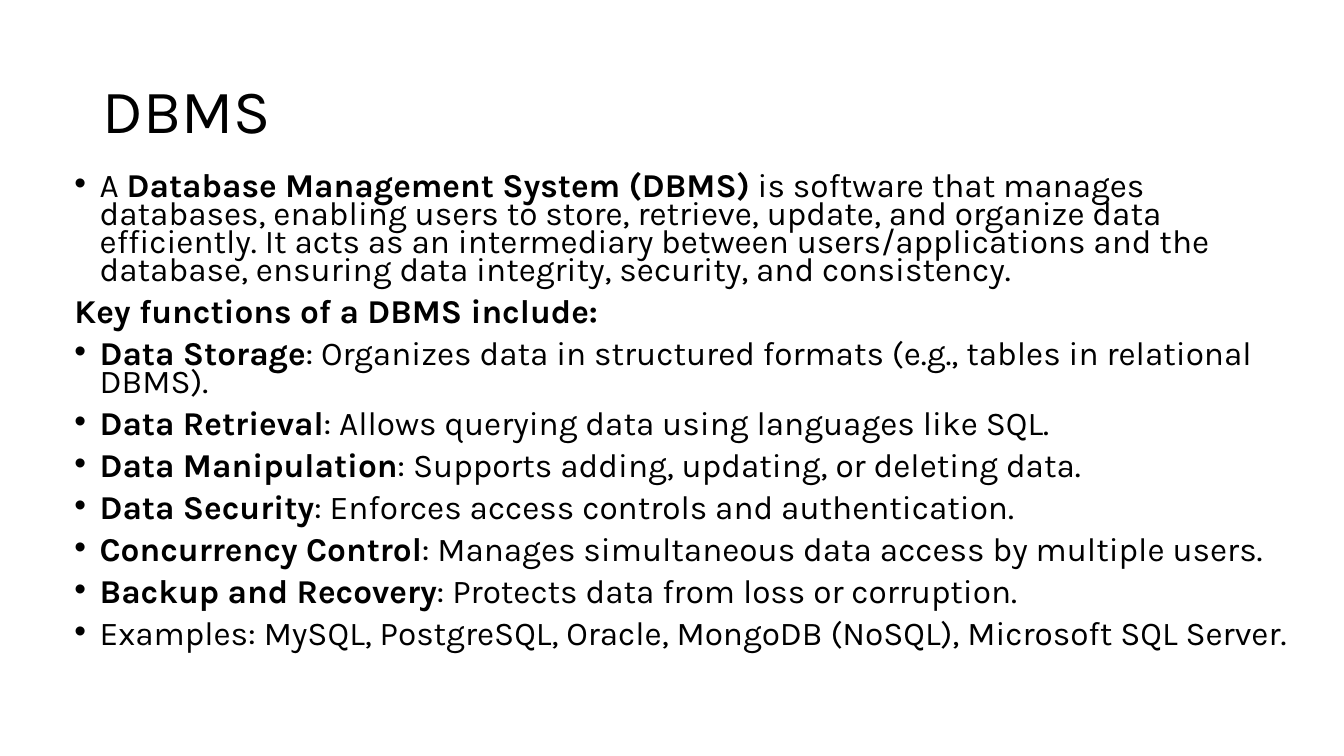
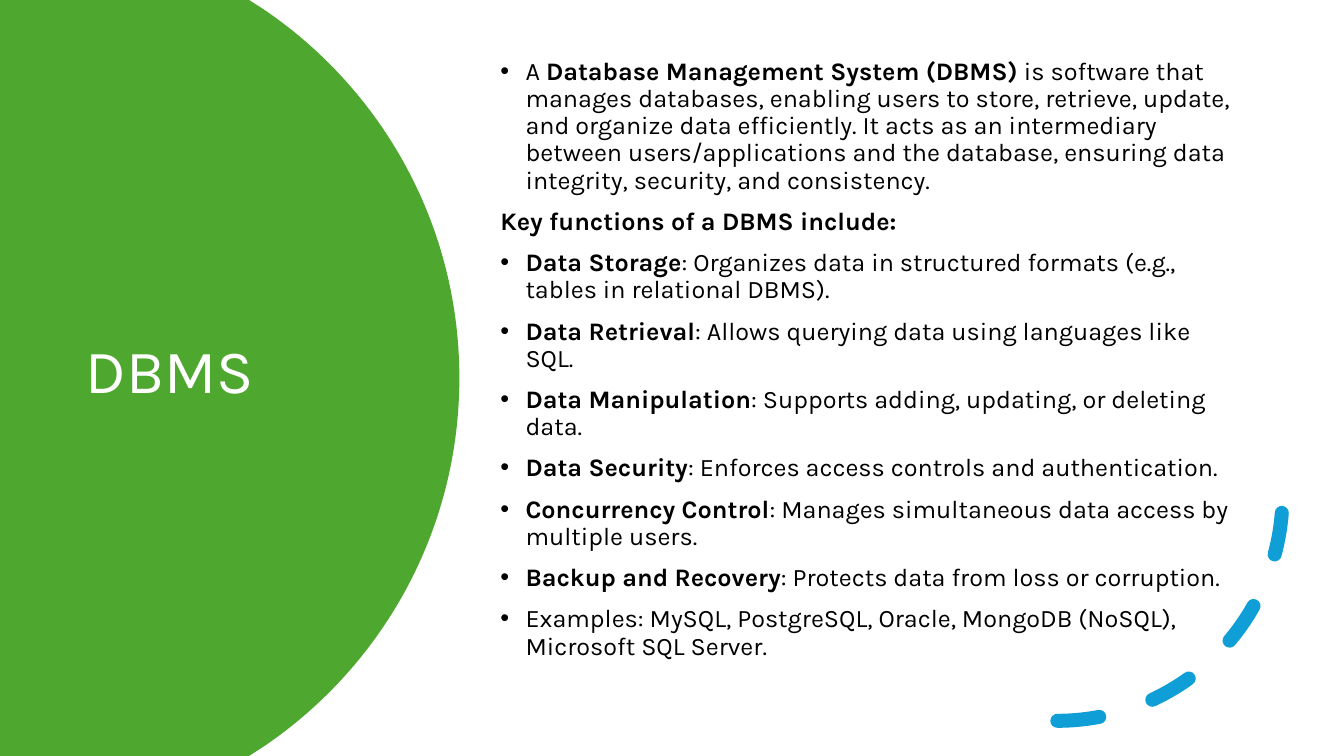
Before and after one commit to olearno/workshops, a slide deck: slide 2 of mongo/mongo_demo.pptx. Drawn at 1344x756 pixels with LibreOffice and Linux fonts; fonts in the diff are those of the drawing. Boxes give left, top, right and bottom in pixels: in the first picture for what was removed or moved away, otherwise in the second. Text is boxed around its words. In the diff, an @@ line names an element or a change of style, - is before the commit and + after.

```diff
--- a/mongo/mongo_demo.pptx
+++ b/mongo/mongo_demo.pptx
@@ freeform shape added at <box>0,0,460,756</box>, fill #4EA72E @@
@@ text "A Database Management System (DBMS) ...": place and size @@
-text "A Database Management System (DBMS) ..." at <box>74,172,1287,653</box>
+text "A Database Management System (DBMS) ..." at <box>500,61,1229,660</box>
@@ text "A Database Management System (DBMS) ..." at <box>500,61,1229,660</box>: size 23.8 to 18 pt; line spacing 0.7 to 0.9; vertical alignment top to middle @@
@@ title "DBMS": place and size @@
-title "DBMS" at <box>102,93,270,134</box>
+title "DBMS" at <box>86,353,254,394</box>
@@ title "DBMS" at <box>86,353,254,394</box>: text colour #000000 to #FFFFFF @@
@@ arc (boxed as its full ellipse) added at <box>833,271,1284,722</box>, outline #0F9ED5 10 pt dashed @@
```
Also in this commit, not shown: 3 other slides changed, 2 slides added.
